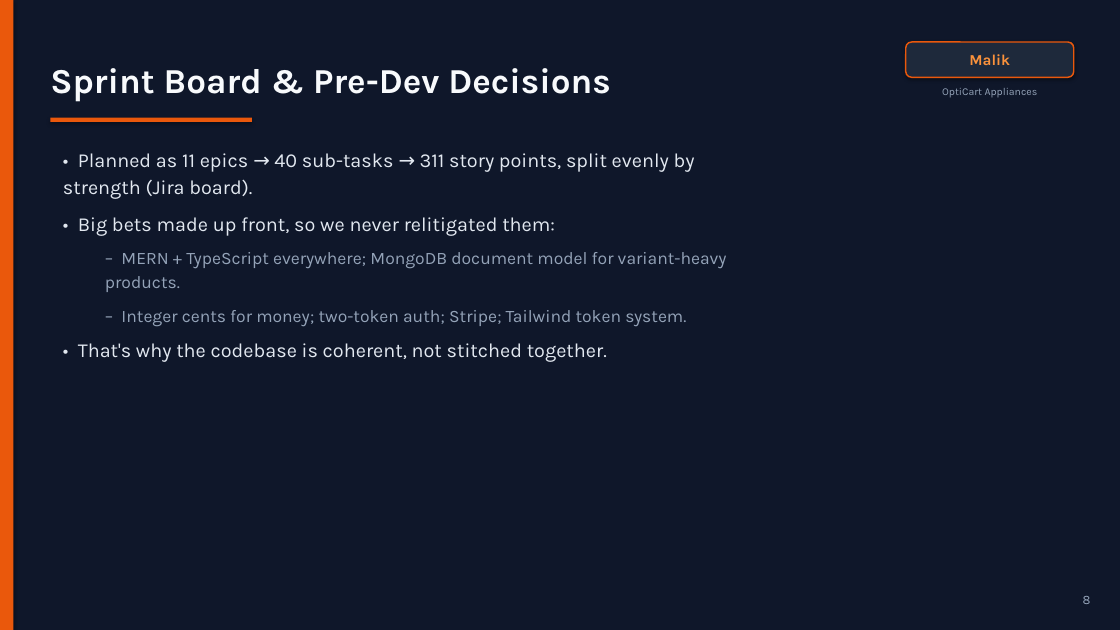
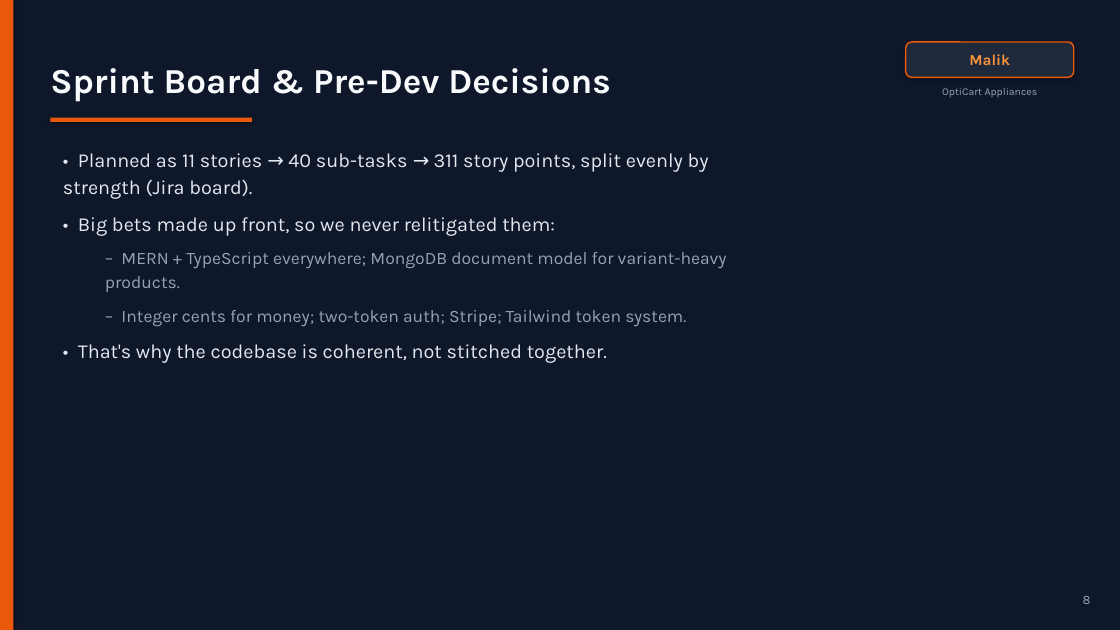
Before and after one commit to malik-halimeh/1stMERNpresentation, a slide deck: slide 8 of presentation/OptiCart_Main.pptx. Drawn at 1120x630 pixels with LibreOffice and Linux fonts; fonts in the diff are those of the drawing. Boxes give left, top, right and bottom in pixels: in the first picture for what was removed or moved away, otherwise in the second. Text is boxed around its words. In the diff, an @@ line names an element or a change of style, - is before the commit and + after.

Commit message:
feat: add OptiCart presentation deck and interactive live demo script

```diff
--- a/presentation/OptiCart_Main.pptx
+++ b/presentation/OptiCart_Main.pptx
@@ text at box(63, 153, 709, 199): text changed @@
-• Planned as 11 epics → 40 sub-tasks → 311 story points, split evenly by strength (Jira board).
+• Planned as 11 stories → 40 sub-tasks → 311 story points, split evenly by strength (Jira board).
```
Also in this commit, not shown: 1 other file.
